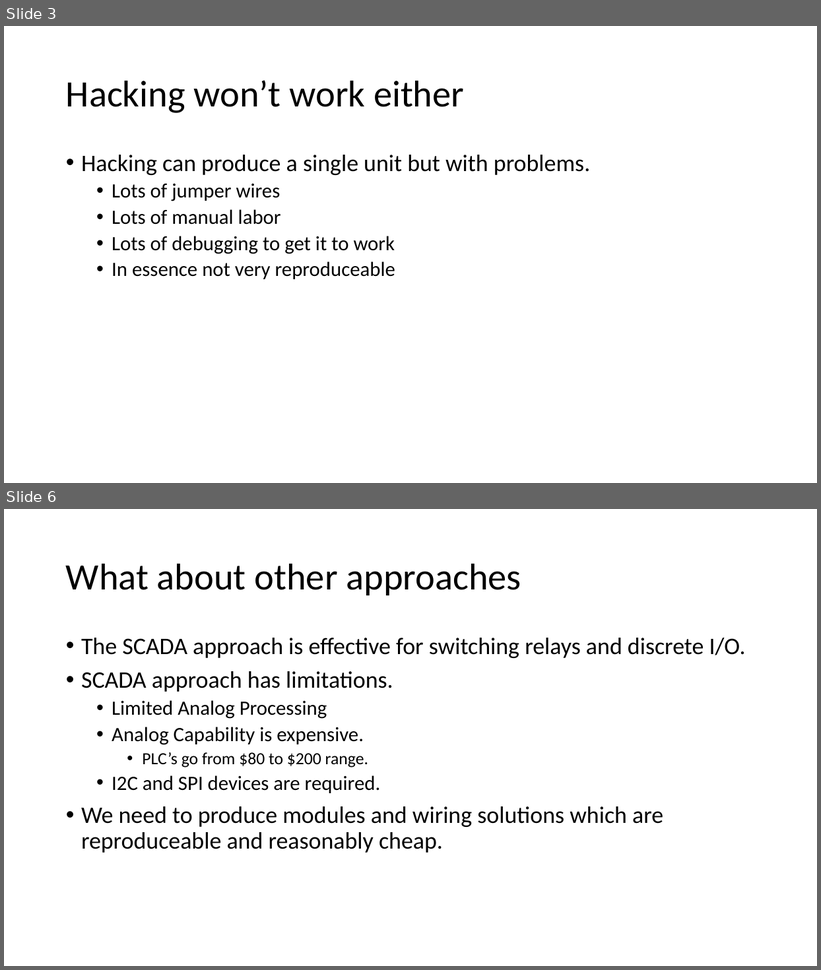
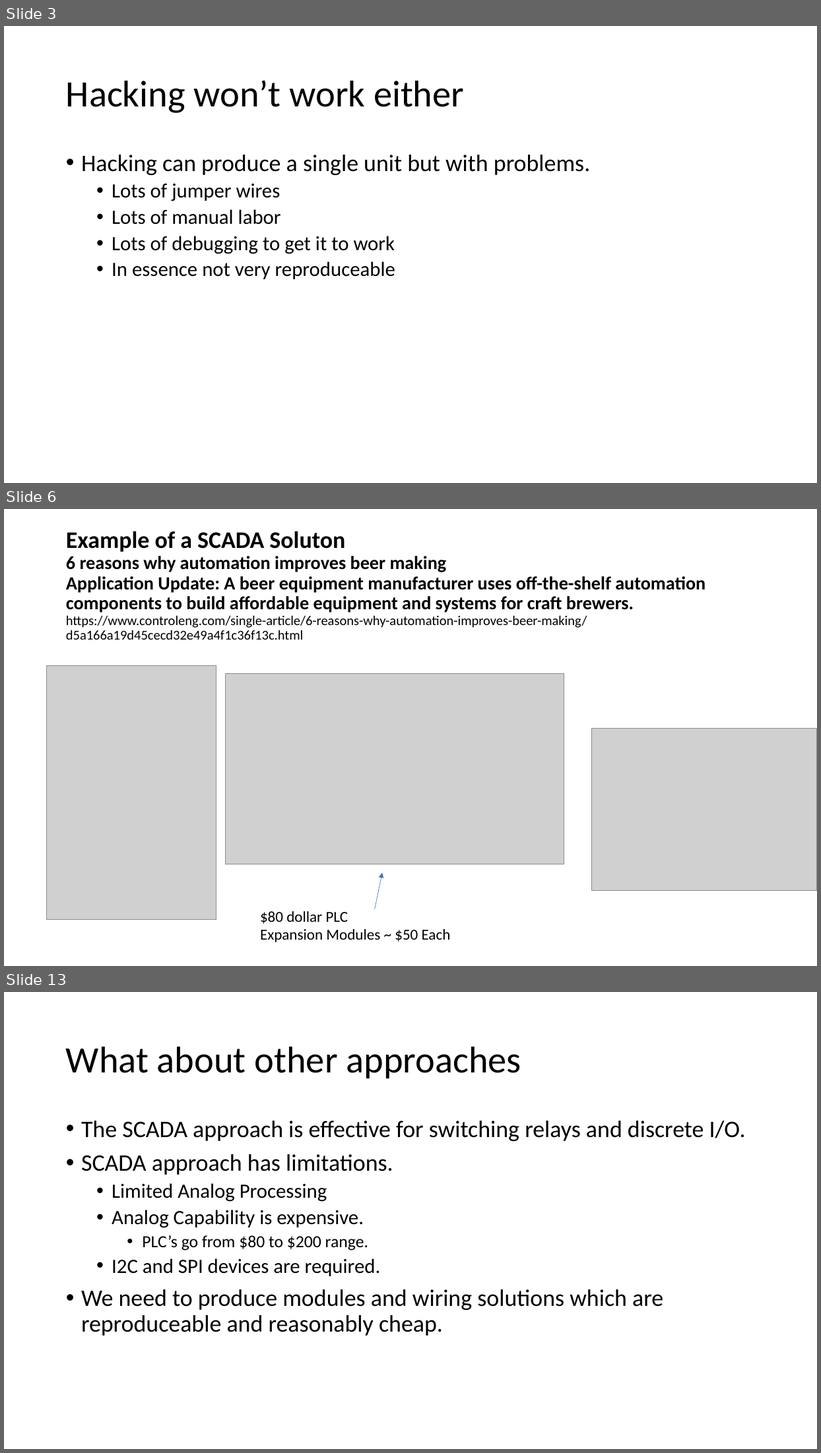
Before and after one commit to NanoDataCenter/nano_data_center, a slide deck: presentations/session_1/Embedded Track #1.pptx. Shown one above the other, each under a label of ours: slides 3 and 6 before the commit, slides 3, 6 and 13 after it; the slides between them are not shown. The pictures are 821x970 and 821x1453 pixels, drawn with LibreOffice and Linux fonts; fonts in the diff are those of the drawing; grey boxes stand for pictures. Boxes give left, top, right and bottom in pixels: in the first picture for what was removed or moved away, otherwise in the second. Text is boxed around its words. In the diff, an @@ line names an element or a change of style, - is before the commit and + after.

```diff
--- a/presentations/session_1/Embedded Track #1.pptx
+++ b/presentations/session_1/Embedded Track #1.pptx
@@ slide 6 added at [4, 509, 817, 966], background #FFFFFF @@
@@ title added at [66, 531, 706, 640], 22 pt, text #000000, bold @@
+Example of a SCADA Soluton
+6 reasons why automation improves beer making
+Application Update: A beer equipment manufacturer uses off-the-shelf automation components to build affordable equipment and systems for craft brewers.
+https://www.controleng.com/single-article/6-reasons-why-automation-improves-beer-making/d5a166a19d45cecd32e49a4f1c36f13c.html
@@ picture added at [47, 666, 217, 920] @@
@@ picture added at [225, 674, 564, 864] @@
@@ picture added at [591, 729, 817, 891] @@
@@ arrow added from (375, 910) to (382, 873), #4472C4 0.5 pt @@
@@ text added at [260, 912, 451, 943], 18 pt, text #000000 @@
+$80 dollar PLC
+Expansion Modules ~ $50 Each
@@ what was slide 6 is now slide 13 @@
```
Also in this commit, not shown: 4 slides changed, 12 other slides added, 1 slide removed.
